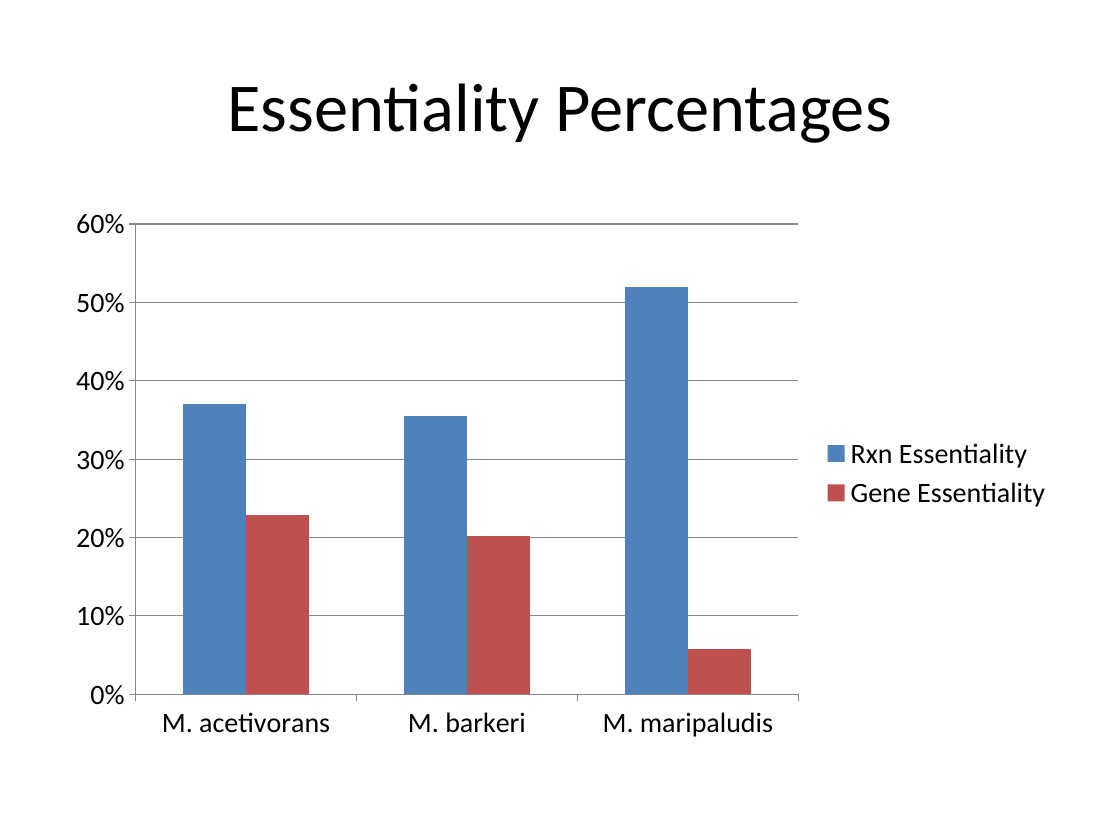
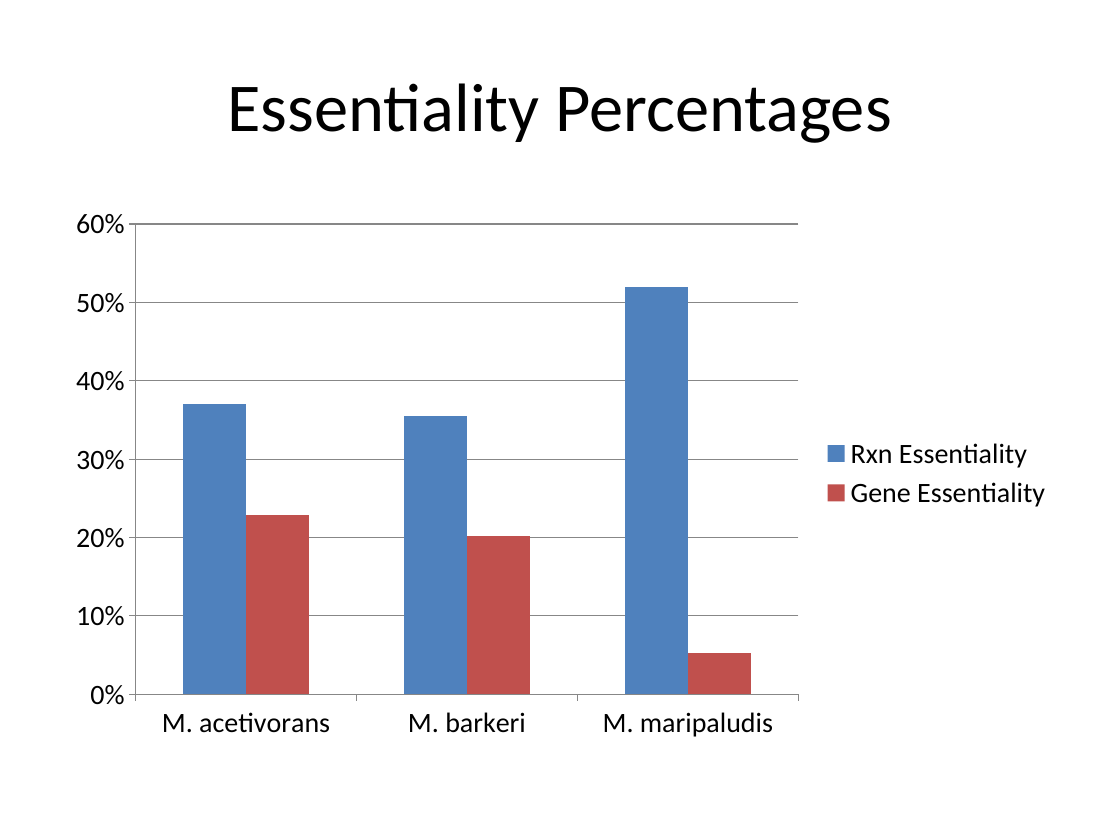
Before and after one commit to marichards/methanococcus, a slide deck: slide 11 of Reports/2014_09_update.pptx (slide 6 before the commit). Drawn at 1120x840 pixels with LibreOffice and Linux fonts; fonts in the diff are those of the drawing. Boxes give left, top, right and bottom in pixels: in the first picture for what was removed or moved away, otherwise in the second. Text is boxed around its words. In the diff, an @@ line names an element or a change of style, - is before the commit and + after.

```diff
--- a/Reports/2014_09_update.pptx
+++ b/Reports/2014_09_update.pptx
@@ column chart at <box>56,196,1064,750</box> @@
@@ Gene Essentiality, M. maripaludis: 0.06 to 0.05 @@
```
Also in this commit, not shown: 6 other slides changed, 9 slides added, 4 slides removed, 12 other files.
